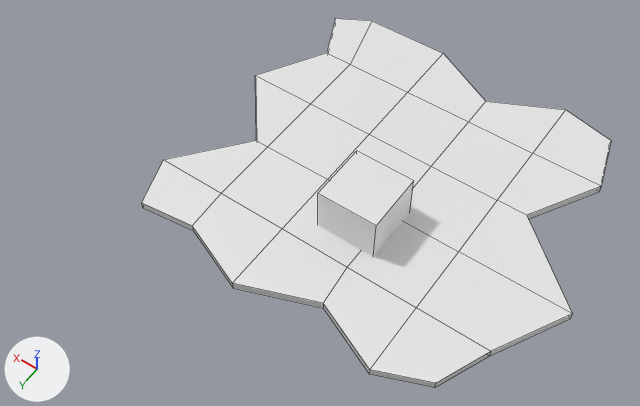
The Blender file Projekt/01-Models/oelfleck.blend, before and after one commit.
The view is the same before and after, from a camera (50 mm lens) standing at (-8.92, 15.73, 21.59) and looking at (0.97, 1.88, -0.17). The axes (+X, +Y, +Z) are drawn at lower left. The lights are the same throughout. Mesh edges are drawn as thin lines.
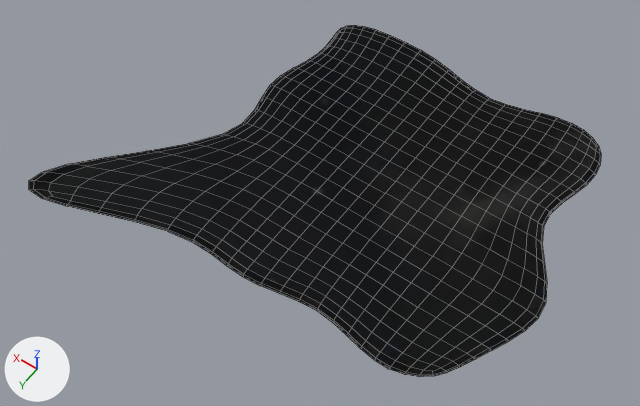
Commit message: Ölfeck etwas schöner gemacht

Changed parts and their boxes (x1, y1, x2, y2) in the pictures (640 x 406 px; the box of a moved part takes in the faces that stretch with it):
'Cube.001', recoloured, reshaped, surface changed, modifiers changed (white to black, 22% wider): before (142, 18, 611, 388); after (29, 25, 601, 377)
'Cube', hidden: before (318, 151, 414, 257)
part 1 of me_cube_002, moved or reshaped: before (142, 140, 267, 231); after (29, 134, 269, 231)

Edits to the bpy script that builds the scene:
```text
Add img_oilspill_jpg_001:
    img_oilspill_jpg_001 = load_image('oilspill.jpg.001', '../02-Textures/oilspill.jpg', 600, 399, 'sRGB')
Add mat_material_003:
    mat_material_003 = bpy.data.materials.new('Material.003')
    # uses the picture img_oilspill_jpg_001
Change me_cube_002:
    used by ob_cube_001; location = (0.0, 0.0, 0.0); scale = (5.9, 5.9, 0.132)
    before: 2 (0.9, 0.89, -1.0) at pixel (142, 207), 6 (0.9, 0.89, 1.0) at pixel (141, 202), 32 (1.0, 0.6, 1.0) at pixel (163, 159), 39 (1.0, 0.6, -1.0)
    remove me_cube_002.from_pydata(...)  # 72 vertices, 70 faces; spans x -1.22..1.0, y -1.0..1.0, z -1.0..1.0
    add me_cube_002.from_pydata(...)  # 72 vertices, 70 faces; spans x -1.22..1.63, y -1.0..1.31, z -1.0..1.0
    me_cube_002 part 1
    add for i in [2, 6, 32, 39]: me_cube_002.vertices[i].co += Vector((0.63, 0.42, 0.0))
    me_cube_002 part 2: texture (UV) coordinates changed
    add me_cube_002.materials.append(mat_material_003)
Change ob_cube_001:
    add _m = ob_cube_001.modifiers.new('Subsurf', 'SUBSURF')
    add _m.levels = 3
Change ob_cube:
    add ob_cube.hide_viewport = True
```
